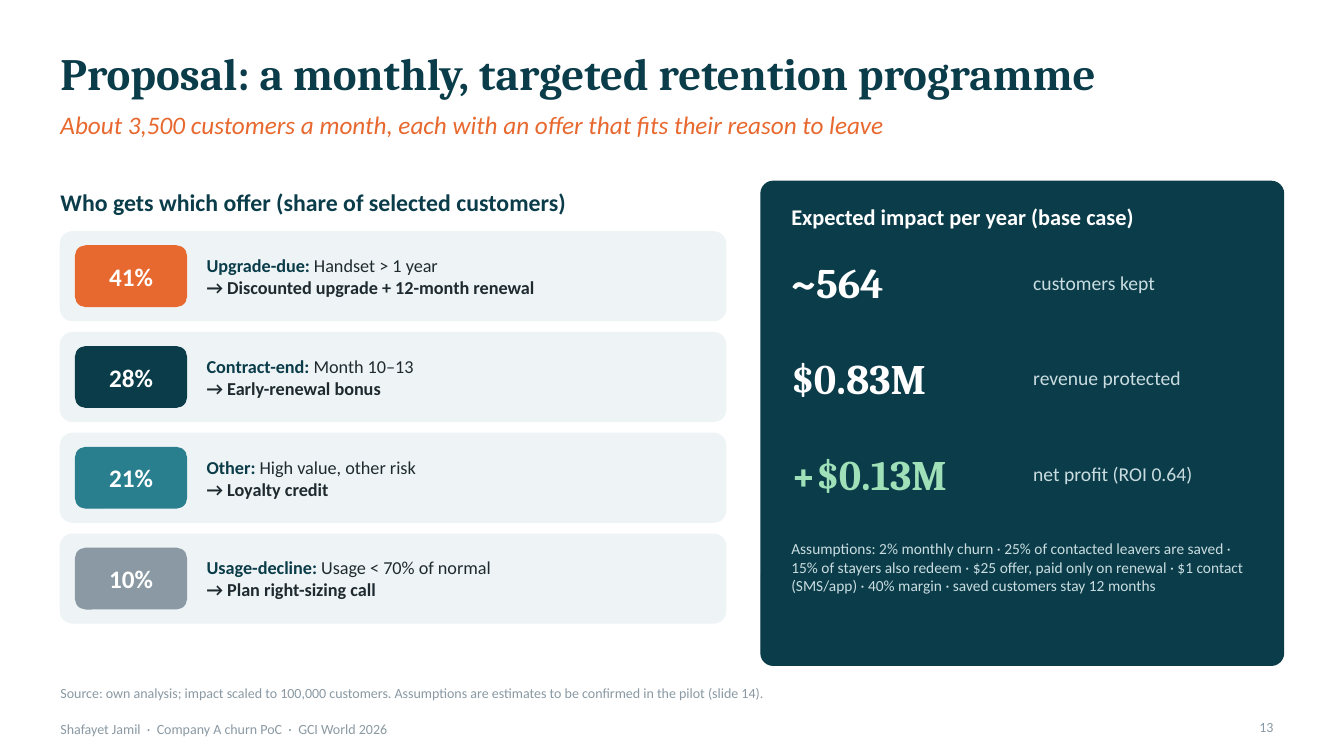
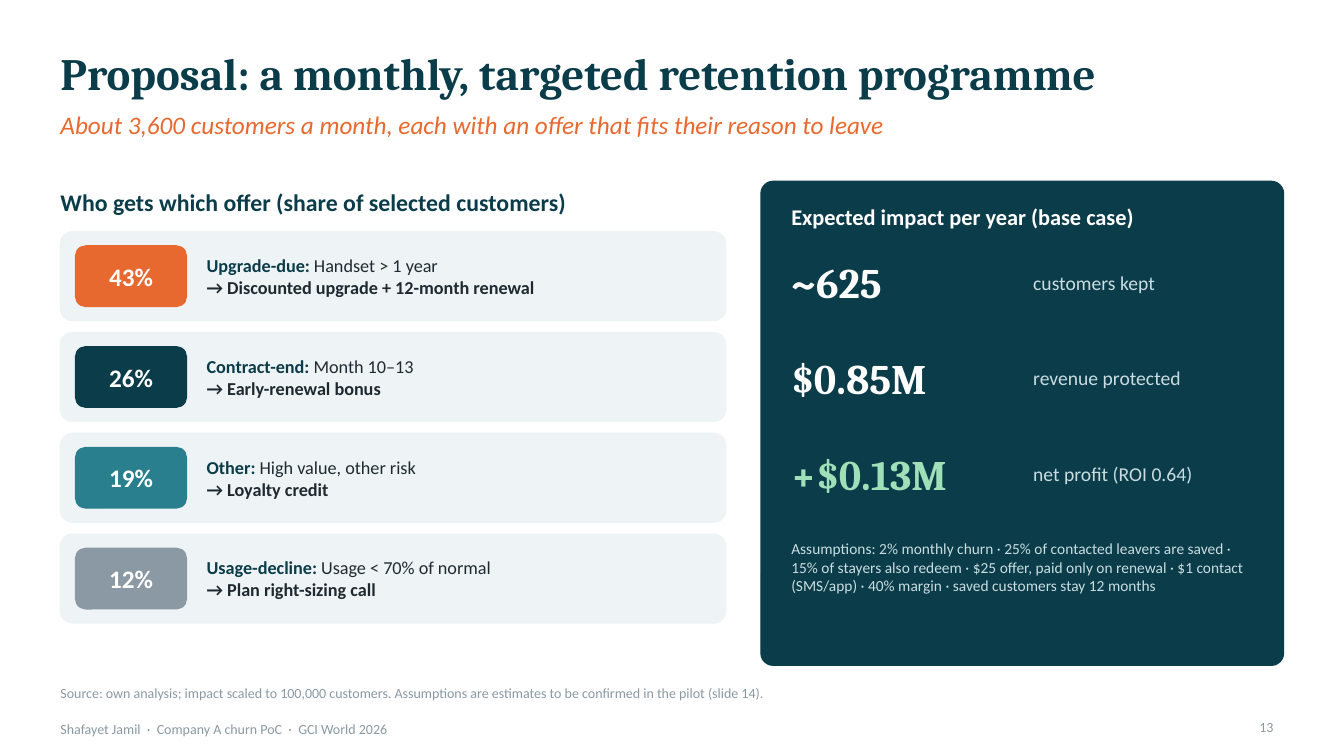
Before and after one commit to Shafayet-jamil/final-assignment-gci, a slide deck: slide 13 of Shafayet_Jamil.pptx. Drawn at 1344x756 pixels with LibreOffice and Linux fonts; fonts in the diff are those of the drawing. Boxes give left, top, right and bottom in pixels: in the first picture for what was removed or moved away, otherwise in the second. Text is boxed around its words. In the diff, an @@ line names an element or a change of style, - is before the commit and + after.

```diff
--- a/Shafayet_Jamil.pptx
+++ b/Shafayet_Jamil.pptx
@@ text at [60, 116, 883, 137]: text changed @@
-About 3,500 customers a month, each with an offer that fits their reason to leave
+About 3,600 customers a month, each with an offer that fits their reason to leave
@@ text at [109, 268, 153, 286]: text changed @@
-41%
+43%
@@ text at [791, 269, 882, 299]: text changed @@
-~564
+~625
@@ text at [109, 369, 153, 388]: text changed @@
-28%
+26%
@@ text at [791, 363, 926, 397]: text changed @@
-$0.83M
+$0.85M
@@ text at [109, 469, 153, 487]: text changed @@
-21%
+19%
@@ text at [109, 571, 153, 588]: text changed @@
-10%
+12%
```
Also in this commit, not shown: 11 other slides changed, 2 other files.
